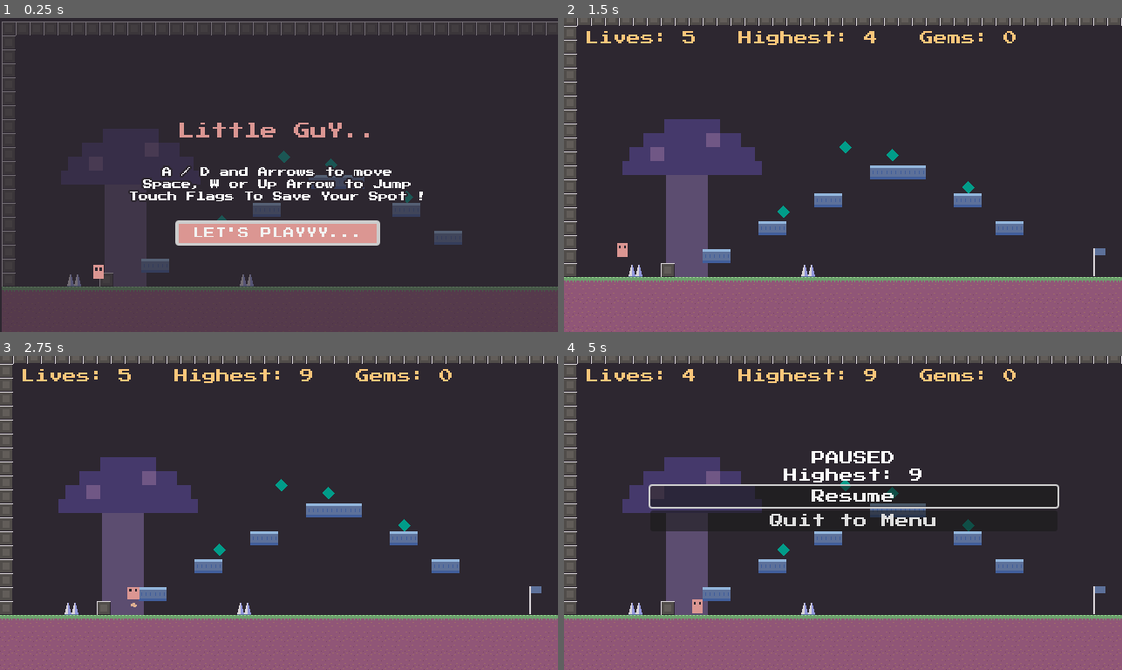
Above: before the commit, frames 1-4 (two rows, left to right).
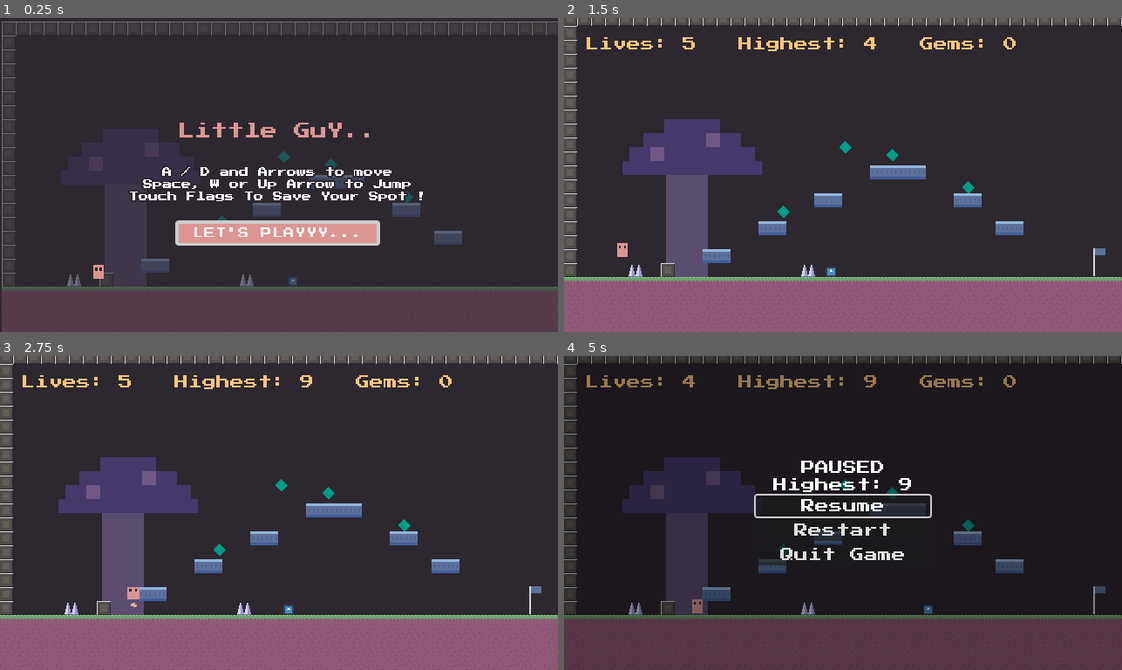
Above: after the commit, the same moments.

Repository: nandank1487/Little_GuY
Game: Godot game, scene res://Scenes/menu.tscn
The game is run twice, just before and just after one commit, with the same random seed, the same clock (stepped at 60 frames per second) and the same inputs. The engine's default icon, where the game draws it, is replaced by a stand-in: a white triangle on a blue panel in a dark square. Sound files missing from this copy of the repository are replaced by a short silence.
Inputs:
- Up to frame 1 (0.25 s): no input
- Up to frame 2 (1.5 s): click "LET'S PLAYYY..." at 0.5 s; tap Enter at 1.25 s; hold D (move_right) from 1.28 s (still down); tap Up (jump) at 1.35 s
- Up to frame 3 (2.75 s): keep holding D (move_right); tap Up (jump) at 1.52, 1.82, 2.1, 2.27, 2.57 s
- Up to frame 4 (5 s): release D (move_right) at 2.78 s; hold A (move_left) 2.78-3.53 s; tap Up (jump) at 2.85, 3.6, 3.77, 4.07, 4.35, 4.52, 4.82 s; hold D (move_right) from 3.53 s (still down); tap Escape (pause) at 4.9 s

The runs differ from the first frame. In frame 1, less than 0.1% of the frame differs, in the area x 51-54%, y 82-85%; in frame 2, 1.2%; in frame 3, 1.2%; in frame 4, 31%, in the area x 0-100%, y 0-100%.

Commit message:
New Changes v1.03  VII. Fullscreen:- 	1. The game now runs fullscreen on default (not on web)
VIII. Quit function :-
	1. Now the has options to Quit the game in Pause Menu and by Alt + F4

IX. Added moving enemies in the game:-
	1. There will be seeral enemies in the game who would move left and right on Floor and platforms, if a player jumps on enemies, enemy will die.

Diff:
--- a/Scenes/checkpoint.tscn
+++ b/Scenes/checkpoint.tscn
@@ -1,7 +1,7 @@
 [gd_scene format=3 uid="uid://dmpnoeq5tempy"]
 
 [ext_resource type="Script" uid="uid://cxmtqjl3vpwnw" path="res://Scripts/checkpoint.gd" id="1_lbcco"]
-[ext_resource type="AudioStream" uid="uid://d3kl66aw20e00" path="res://Audio/checkpoint.mp3" id="2_2cwi7"]
+[ext_resource type="AudioStream" uid="uid://d3kl66aw20e00" path="res://Little_GuY/Audio/checkpoint.mp3" id="2_2cwi7"]
 
 [sub_resource type="RectangleShape2D" id="RectangleShape2D_htemk"]
 size = Vector2(24, 40)
--- a/Scenes/chunk_1.tscn
+++ b/Scenes/chunk_1.tscn
@@ -1,8 +1,9 @@
 [gd_scene format=4 uid="uid://cqxj7f1wqvod0"]
 
-[ext_resource type="TileSet" uid="uid://prev6vvesobo" path="res://Art/world_tileset.tres" id="1_gcrt2"]
+[ext_resource type="TileSet" uid="uid://prev6vvesobo" path="res://Little_GuY/Art/world_tileset.tres" id="1_gcrt2"]
 [ext_resource type="PackedScene" uid="uid://deae4rktb8mmd" path="res://Scenes/gem.tscn" id="2_vk8fl"]
 [ext_resource type="PackedScene" uid="uid://c5hcxdff5acrq" path="res://Scenes/spikes.tscn" id="3_op6rt"]
+[ext_resource type="PackedScene" uid="uid://u1bwt0rqf8an" path="res://Scenes/enemy.tscn" id="4_vk8fl"]
 
 [node name="Chunk1" type="Node2D" unique_id=1762858681]
 
@@ -94,3 +95,6 @@
 
 [node name="Spikes2" parent="Hazards" unique_id=588894846 instance=ExtResource("3_op6rt")]
 position = Vector2(82, 289)
+
+[node name="Enemy" parent="." unique_id=1384148147 instance=ExtResource("4_vk8fl")]
+position = Vector2(343, 275)
--- a/Scenes/chunk_10.tscn
+++ b/Scenes/chunk_10.tscn
@@ -1,8 +1,9 @@
 [gd_scene format=4 uid="uid://djl6rjo6ineco"]
 
-[ext_resource type="TileSet" uid="uid://prev6vvesobo" path="res://Art/world_tileset.tres" id="1_xdmtw"]
+[ext_resource type="TileSet" uid="uid://prev6vvesobo" path="res://Little_GuY/Art/world_tileset.tres" id="1_xdmtw"]
 [ext_resource type="PackedScene" uid="uid://deae4rktb8mmd" path="res://Scenes/gem.tscn" id="2_w65du"]
 [ext_resource type="PackedScene" uid="uid://c5hcxdff5acrq" path="res://Scenes/spikes.tscn" id="3_mdtne"]
+[ext_resource type="PackedScene" uid="uid://u1bwt0rqf8an" path="res://Scenes/enemy.tscn" id="4_w65du"]
 
 [node name="Chunk1" type="Node2D" unique_id=1762858681]
 
@@ -106,3 +107,6 @@
 
 [node name="Spikes5" parent="Hazards" unique_id=174611510 instance=ExtResource("3_mdtne")]
 position = Vector2(423, 290)
+
+[node name="Enemy" parent="." unique_id=1384148147 instance=ExtResource("4_w65du")]
+position = Vector2(255, 282)
--- a/Scenes/chunk_2.tscn
+++ b/Scenes/chunk_2.tscn
@@ -1,7 +1,8 @@
 [gd_scene format=4 uid="uid://dhn6dt6uam0k8"]
 
-[ext_resource type="TileSet" uid="uid://prev6vvesobo" path="res://Art/world_tileset.tres" id="1_ejovv"]
+[ext_resource type="TileSet" uid="uid://prev6vvesobo" path="res://Little_GuY/Art/world_tileset.tres" id="1_ejovv"]
 [ext_resource type="PackedScene" uid="uid://deae4rktb8mmd" path="res://Scenes/gem.tscn" id="2_0l3bu"]
+[ext_resource type="PackedScene" uid="uid://u1bwt0rqf8an" path="res://Scenes/enemy.tscn" id="3_ejovv"]
 
 [node name="Chunk2" type="Node2D" unique_id=1762858681]
 
@@ -88,3 +89,9 @@
 
 [node name="Gem5" parent="Gems" unique_id=1071762171 instance=ExtResource("2_0l3bu")]
 position = Vector2(431, 270)
+
+[node name="Enemy" parent="." unique_id=1384148147 instance=ExtResource("3_ejovv")]
+position = Vector2(35, 283)
+
+[node name="Enemy2" parent="." unique_id=540033160 instance=ExtResource("3_ejovv")]
+position = Vector2(579, 280)
--- a/Scenes/chunk_3.tscn
+++ b/Scenes/chunk_3.tscn
@@ -1,8 +1,9 @@
 [gd_scene format=4 uid="uid://cs7073iglpqyk"]
 
-[ext_resource type="TileSet" uid="uid://prev6vvesobo" path="res://Art/world_tileset.tres" id="1_01imp"]
+[ext_resource type="TileSet" uid="uid://prev6vvesobo" path="res://Little_GuY/Art/world_tileset.tres" id="1_01imp"]
 [ext_resource type="PackedScene" uid="uid://deae4rktb8mmd" path="res://Scenes/gem.tscn" id="2_xkdqh"]
 [ext_resource type="PackedScene" uid="uid://c5hcxdff5acrq" path="res://Scenes/spikes.tscn" id="3_1u80q"]
+[ext_resource type="PackedScene" uid="uid://u1bwt0rqf8an" path="res://Scenes/enemy.tscn" id="3_xkdqh"]
 
 [node name="Chunk3" type="Node2D" unique_id=1762858681]
 
@@ -128,3 +129,6 @@
 
 [node name="Spikes13" parent="Hazards" unique_id=391265289 instance=ExtResource("3_1u80q")]
 position = Vector2(486, 290)
+
+[node name="Enemy" parent="." unique_id=1384148147 instance=ExtResource("3_xkdqh")]
+position = Vector2(176, 275)
--- a/Scenes/chunk_4.tscn
+++ b/Scenes/chunk_4.tscn
@@ -1,7 +1,8 @@
 [gd_scene format=4 uid="uid://f4jgtrdoe8it"]
 
-[ext_resource type="TileSet" uid="uid://prev6vvesobo" path="res://Art/world_tileset.tres" id="1_t7rkn"]
+[ext_resource type="TileSet" uid="uid://prev6vvesobo" path="res://Little_GuY/Art/world_tileset.tres" id="1_t7rkn"]
 [ext_resource type="PackedScene" uid="uid://deae4rktb8mmd" path="res://Scenes/gem.tscn" id="2_1mobj"]
+[ext_resource type="PackedScene" uid="uid://u1bwt0rqf8an" path="res://Scenes/enemy.tscn" id="3_t7rkn"]
 
 [node name="Chunk4" type="Node2D" unique_id=1762858681]
 
@@ -86,3 +87,9 @@
 
 [node name="Gem4" parent="Gems" unique_id=337242279 instance=ExtResource("2_1mobj")]
 position = Vector2(243, 263)
+
+[node name="Enemy" parent="." unique_id=1384148147 instance=ExtResource("3_t7rkn")]
+position = Vector2(187, 286)
+
+[node name="Enemy2" parent="." unique_id=512743880 instance=ExtResource("3_t7rkn")]
+position = Vector2(613, 287)
--- a/Scenes/chunk_5.tscn
+++ b/Scenes/chunk_5.tscn
@@ -1,7 +1,8 @@
 [gd_scene format=4 uid="uid://dpo06hrgisl2q"]
 
-[ext_resource type="TileSet" uid="uid://prev6vvesobo" path="res://Art/world_tileset.tres" id="1_aryvp"]
+[ext_resource type="TileSet" uid="uid://prev6vvesobo" path="res://Little_GuY/Art/world_tileset.tres" id="1_aryvp"]
 [ext_resource type="PackedScene" uid="uid://deae4rktb8mmd" path="res://Scenes/gem.tscn" id="2_i74n0"]
+[ext_resource type="PackedScene" uid="uid://u1bwt0rqf8an" path="res://Scenes/enemy.tscn" id="3_aryvp"]
 
 [node name="Chunk1" type="Node2D" unique_id=1762858681]
 
@@ -91,3 +92,6 @@
 
 [node name="Gem6" parent="Gems" unique_id=433527077 instance=ExtResource("2_i74n0")]
 position = Vector2(514, 285)
+
+[node name="Enemy" parent="." unique_id=1384148147 instance=ExtResource("3_aryvp")]
+position = Vector2(346, 284)
--- a/Scenes/chunk_6.tscn
+++ b/Scenes/chunk_6.tscn
@@ -1,7 +1,8 @@
 [gd_scene format=4 uid="uid://c7dgj4srg03yd"]
 
-[ext_resource type="TileSet" uid="uid://prev6vvesobo" path="res://Art/world_tileset.tres" id="1_622jw"]
+[ext_resource type="TileSet" uid="uid://prev6vvesobo" path="res://Little_GuY/Art/world_tileset.tres" id="1_622jw"]
 [ext_resource type="PackedScene" uid="uid://deae4rktb8mmd" path="res://Scenes/gem.tscn" id="2_wgirc"]
+[ext_resource type="PackedScene" uid="uid://u1bwt0rqf8an" path="res://Scenes/enemy.tscn" id="3_riuk1"]
 [ext_resource type="PackedScene" uid="uid://c5hcxdff5acrq" path="res://Scenes/spikes.tscn" id="3_wgirc"]
 
 [node name="Chunk1" type="Node2D" unique_id=1762858681]
@@ -108,3 +109,6 @@
 
 [node name="Spikes5" parent="Hazards" unique_id=174611510 instance=ExtResource("3_wgirc")]
 position = Vector2(199, 290)
+
+[node name="Enemy" parent="." unique_id=1384148147 instance=ExtResource("3_riuk1")]
+position = Vector2(442, 281)
--- a/Scenes/chunk_7.tscn
+++ b/Scenes/chunk_7.tscn
@@ -1,8 +1,9 @@
 [gd_scene format=4 uid="uid://cf061ksxbayqw"]
 
-[ext_resource type="TileSet" uid="uid://prev6vvesobo" path="res://Art/world_tileset.tres" id="1_2i7aa"]
+[ext_resource type="TileSet" uid="uid://prev6vvesobo" path="res://Little_GuY/Art/world_tileset.tres" id="1_2i7aa"]
 [ext_resource type="PackedScene" uid="uid://deae4rktb8mmd" path="res://Scenes/gem.tscn" id="2_s0p1k"]
 [ext_resource type="PackedScene" uid="uid://c5hcxdff5acrq" path="res://Scenes/spikes.tscn" id="3_f1b3w"]
+[ext_resource type="PackedScene" uid="uid://u1bwt0rqf8an" path="res://Scenes/enemy.tscn" id="4_s0p1k"]
 
 [node name="Chunk1" type="Node2D" unique_id=1762858681]
 
@@ -112,3 +113,6 @@
 
 [node name="Spikes5" parent="Hazards" unique_id=174611510 instance=ExtResource("3_f1b3w")]
 position = Vector2(199, 290)
+
+[node name="Enemy" parent="." unique_id=1384148147 instance=ExtResource("4_s0p1k")]
+position = Vector2(417, 284)
--- a/Scenes/chunk_8.tscn
+++ b/Scenes/chunk_8.tscn
@@ -1,7 +1,8 @@
 [gd_scene format=4 uid="uid://dfbeyj5bulpp7"]
 
-[ext_resource type="TileSet" uid="uid://prev6vvesobo" path="res://Art/world_tileset.tres" id="1_pbi1v"]
+[ext_resource type="TileSet" uid="uid://prev6vvesobo" path="res://Little_GuY/Art/world_tileset.tres" id="1_pbi1v"]
 [ext_resource type="PackedScene" uid="uid://deae4rktb8mmd" path="res://Scenes/gem.tscn" id="2_ko5cp"]
+[ext_resource type="PackedScene" uid="uid://u1bwt0rqf8an" path="res://Scenes/enemy.tscn" id="3_pbi1v"]
 
 [node name="Chunk1" type="Node2D" unique_id=1762858681]
 
@@ -84,3 +85,9 @@
 
 [node name="Gem5" parent="Gems" unique_id=488656147 instance=ExtResource("2_ko5cp")]
 position = Vector2(454, 224)
+
+[node name="Enemy" parent="." unique_id=1384148147 instance=ExtResource("3_pbi1v")]
+position = Vector2(354, 207)
+
+[node name="Enemy2" parent="." unique_id=1316591616 instance=ExtResource("3_pbi1v")]
+position = Vector2(93, 280)
--- a/Scenes/chunk_9.tscn
+++ b/Scenes/chunk_9.tscn
@@ -1,8 +1,9 @@
 [gd_scene format=4 uid="uid://b6p72mcggw67w"]
 
-[ext_resource type="TileSet" uid="uid://prev6vvesobo" path="res://Art/world_tileset.tres" id="1_pefc0"]
+[ext_resource type="TileSet" uid="uid://prev6vvesobo" path="res://Little_GuY/Art/world_tileset.tres" id="1_pefc0"]
 [ext_resource type="PackedScene" uid="uid://deae4rktb8mmd" path="res://Scenes/gem.tscn" id="2_rut7j"]
 [ext_resource type="PackedScene" uid="uid://c5hcxdff5acrq" path="res://Scenes/spikes.tscn" id="3_yvnsp"]
+[ext_resource type="PackedScene" uid="uid://u1bwt0rqf8an" path="res://Scenes/enemy.tscn" id="4_rut7j"]
 
 [node name="Chunk1" type="Node2D" unique_id=1762858681]
 
@@ -96,3 +97,6 @@
 
 [node name="Spikes3" parent="Hazards" unique_id=938293753 instance=ExtResource("3_yvnsp")]
 position = Vector2(311, 290)
+
+[node name="Enemy" parent="." unique_id=1384148147 instance=ExtResource("4_rut7j")]
+position = Vector2(357, 267)
--- /dev/null
+++ b/Scenes/enemy.tscn
@@ -0,0 +1,31 @@
+[gd_scene format=3 uid="uid://u1bwt0rqf8an"]
+
+[ext_resource type="Script" uid="uid://vsy7cwytr7jk" path="res://Scripts/enemy.gd" id="1_1f0kj"]
+[ext_resource type="Texture2D" uid="uid://1d7eexj3bkmg" path="res://icon.svg" id="2_afpow"]
+
+[sub_resource type="RectangleShape2D" id="RectangleShape2D_htemk"]
+size = Vector2(12, 12)
+
+[sub_resource type="RectangleShape2D" id="RectangleShape2D_14cdr"]
+size = Vector2(16, 16)
+
+[node name="Enemy" type="CharacterBody2D" unique_id=1384148147]
+collision_layer = 2
+script = ExtResource("1_1f0kj")
+
+[node name="Visual" type="Sprite2D" parent="." unique_id=488684024]
+scale = Vector2(0.1, 0.1)
+texture = ExtResource("2_afpow")
+
+[node name="CollisionShape2D" type="CollisionShape2D" parent="." unique_id=59486486]
+shape = SubResource("RectangleShape2D_htemk")
+
+[node name="FloorCheck" type="RayCast2D" parent="." unique_id=1708132379]
+position = Vector2(-8, 0)
+target_position = Vector2(0, 12)
+
+[node name="Hitbox" type="Area2D" parent="." unique_id=1655561930]
+collision_layer = 0
+
+[node name="CollisionShape2D" type="CollisionShape2D" parent="Hitbox" unique_id=806993785]
+shape = SubResource("RectangleShape2D_14cdr")
--- a/Scenes/main.tscn
+++ b/Scenes/main.tscn
@@ -18,64 +18,13 @@
 [node name="Player" parent="." unique_id=1303322482 instance=ExtResource("1_jjgbg")]
 position = Vector2(32, 193)
 
-[node name="PauseMenu" type="Control" parent="." unique_id=565483358]
-layout_mode = 3
-anchors_preset = 15
-anchor_right = 1.0
-anchor_bottom = 1.0
-grow_horizontal = 2
-grow_vertical = 2
-script = ExtResource("4_6bp64")
-
-[node name="Dim" type="ColorRect" parent="PauseMenu" unique_id=739031939]
-layout_mode = 1
-anchors_preset = 15
-anchor_right = 1.0
-anchor_bottom = 1.0
-grow_horizontal = 2
-grow_vertical = 2
-mouse_filter = 2
-color = Color(0, 0, 0, 0.39215687)
-
-[node name="VBoxContainer" type="VBoxContainer" parent="PauseMenu" unique_id=283658666]
-layout_mode = 1
-anchors_preset = 8
-anchor_left = 0.5
-anchor_top = 0.5
-anchor_right = 0.5
-anchor_bottom = 0.5
-offset_left = 99.0
-offset_top = 109.0
-offset_right = 566.0
-offset_bottom = 264.0
-grow_horizontal = 2
-grow_vertical = 2
-
-[node name="TitleLable" type="Label" parent="PauseMenu/VBoxContainer" unique_id=1906993268]
-layout_mode = 2
-text = "PAUSED"
-horizontal_alignment = 1
-
-[node name="HighestLabel" type="Label" parent="PauseMenu/VBoxContainer" unique_id=1013187042]
-layout_mode = 2
-text = "Highest : 0"
-horizontal_alignment = 1
-
-[node name="ResumeButton" type="Button" parent="PauseMenu/VBoxContainer" unique_id=1257687953]
-layout_mode = 2
-text = "Resume"
-
-[node name="QuitButton" type="Button" parent="PauseMenu/VBoxContainer" unique_id=297746845]
-layout_mode = 2
-text = "Quit to Menu"
-
 [node name="UI" type="CanvasLayer" parent="." unique_id=1906848028]
 
 [node name="ScoreLabel" type="Label" parent="UI" unique_id=1963978663]
 offset_left = 24.0
-offset_top = 15.0
-offset_right = 168.0
-offset_bottom = 38.0
+offset_top = 22.0
+offset_right = 189.0
+offset_bottom = 64.0
 theme_override_colors/font_color = Color(0.98519355, 0.7755749, 0.48046696, 1)
 text = "Gems: 0/3"
 
@@ -89,6 +38,61 @@
 YOU DID GREAT!!"
 horizontal_alignment = 1
 
+[node name="PauseMenu" type="Control" parent="UI" unique_id=565483358]
+layout_mode = 3
+anchors_preset = 15
+anchor_right = 1.0
+anchor_bottom = 1.0
+grow_horizontal = 2
+grow_vertical = 2
+script = ExtResource("4_6bp64")
+
+[node name="Dim" type="ColorRect" parent="UI/PauseMenu" unique_id=739031939]
+layout_mode = 1
+anchors_preset = 15
+anchor_right = 1.0
+anchor_bottom = 1.0
+grow_horizontal = 2
+grow_vertical = 2
+mouse_filter = 2
+color = Color(0, 0, 0, 0.39215687)
+
+[node name="VBoxContainer" type="VBoxContainer" parent="UI/PauseMenu" unique_id=283658666]
+layout_mode = 1
+anchors_preset = 8
+anchor_left = 0.5
+anchor_top = 0.5
+anchor_right = 0.5
+anchor_bottom = 0.5
+offset_left = -100.0
+offset_top = -60.0
+offset_right = 100.0
+offset_bottom = 60.0
+grow_horizontal = 2
+grow_vertical = 2
+
+[node name="TitleLable" type="Label" parent="UI/PauseMenu/VBoxContainer" unique_id=1906993268]
+layout_mode = 2
+text = "PAUSED"
+horizontal_alignment = 1
+
+[node name="HighestLabel" type="Label" parent="UI/PauseMenu/VBoxContainer" unique_id=1013187042]
+layout_mode = 2
+text = "Highest : 0"
+horizontal_alignment = 1
+
+[node name="ResumeButton" type="Button" parent="UI/PauseMenu/VBoxContainer" unique_id=1257687953]
+layout_mode = 2
+text = "Resume"
+
+[node name="QuitButton" type="Button" parent="UI/PauseMenu/VBoxContainer" unique_id=297746845]
+layout_mode = 2
+text = "Restart"
+
+[node name="QuitGameButton" type="Button" parent="UI/PauseMenu/VBoxContainer" unique_id=1205951727]
+layout_mode = 2
+text = "Quit Game"
+
 [node name="Music" type="AudioStreamPlayer" parent="." unique_id=65836687]
 stream = ExtResource("4_21xkr")
 autoplay = true
--- /dev/null
+++ b/Scripts/enemy.gd
@@ -0,0 +1,83 @@
+extends CharacterBody2D
+
+
+var speed = 40.0
+var direction = -1          # -1 = left, 1 = right
+var is_dying = false
+
+@onready var visual = $Visual
+@onready var floor_check = $FloorCheck
+@onready var hitbox = $Hitbox
+
+
+
+func _ready():
+	hitbox.body_entered.connect(_on_hitbox_body_entered)
+	hitbox.area_entered.connect(_on_hitbox_area_entered)
+	floor_check.position.x = 8 * direction
+
+
+func _on_hitbox_area_entered(area):
+	if is_dying:
+		return
+	if area.is_in_group("hazard"):
+		turn_around()
+
+
+
+func _physics_process(delta):
+	if is_dying:
+		return
+
+	if not is_on_floor():
+		velocity = velocity + get_gravity() * delta
+
+	velocity.x = direction *speed
+	move_and_slide()
+
+	# To turn around a wall, or at the edge of a platform
+
+	if is_on_wall() or (is_on_floor() and not floor_check.is_colliding()):
+		turn_around()
+
+	if global_position.y > 600:
+		queue_free()
+
+
+
+
+func turn_around():
+	direction = -direction
+	floor_check.position.x = 8 * direction
+	floor_check.force_raycast_update() # to make sure it checks the new side right away
+	visual.flip_h = direction > 0
+
+
+
+
+func _on_hitbox_body_entered(body):
+	if is_dying or body.name != "Player":
+		return
+
+	# Stomp: the player is falling and hits the enemy from above
+
+	var stomped = body.velocity.y > 0 and body.global_position.y < global_position.y - 4
+	if stomped:
+		stomp(body)
+	else:
+		body.die()
+
+
+func stomp(player):
+	is_dying = true
+	hitbox.set_deferred("monitoring", false)
+	$CollisionShape2D.set_deferred("disabled", true)
+
+	# Bounce the Player Upwards
+	player.velocity.y = player.jump_velocity * 0.7
+	player.squash(0.75, 1.25)
+
+	# Squish flat and then Disappear
+	var tween = create_tween()
+	tween.tween_property(visual, "scale:y", 0.0, 0.12)
+	tween.tween_callback(queue_free)
--- a/Scripts/hazard.gd
+++ b/Scripts/hazard.gd
@@ -1,7 +1,9 @@
 extends Area2D
 
 func _ready():
+	add_to_group("hazard")
 	body_entered.connect(_on_body_entered)
+
 
 
 func _on_body_entered(body):
--- a/Scripts/main.gd
+++ b/Scripts/main.gd
@@ -85,12 +85,15 @@
 	if chunk.has_node("Gems"):
 		var gems_folder = chunk.get_node("Gems")
 		for gem in gems_folder.get_children():
-			gem.collected.connect(_on_gem_collected)
+			if gem.has_signal("collected"):
+				gem.collected.connect(_on_gem_collected)
 
 	# To put a checkpoint flag at the end of each chunk
 	var flag = checkpoint_scene.instantiate()
 	flag.position = Vector2(608, 296)
 	chunk.add_child(flag)
+
+
 
 
 
@@ -114,6 +117,7 @@
 
 func _on_lives_changed(new_lives):
 	update_score()
+
 
 func _on_game_over():
 	save_highest()
--- a/Scripts/menu.gd
+++ b/Scripts/menu.gd
@@ -3,6 +3,8 @@
 var time = 0.0
 
 func _ready():
+	print("aspect: ", get_window().content_scale_aspect, "  window: ", get_window().size, "  visible: ", get_viewport().get_visible_rect().size)
+	get_window().content_scale_aspect = Window.CONTENT_SCALE_ASPECT_KEEP_HEIGHT
 	$VBoxContainer/StartButton.pressed.connect(_on_start_pressed)
 	$VBoxContainer/StartButton.grab_focus()
 
--- a/Scripts/pause_menu.gd
+++ b/Scripts/pause_menu.gd
@@ -7,6 +7,11 @@
 	visible = false
 	$VBoxContainer/ResumeButton.pressed.connect(resume)
 	$VBoxContainer/QuitButton.pressed.connect(_on_quit_pressed)
+	$VBoxContainer/QuitGameButton.pressed.connect(_on_quit_game_pressed)
+	if OS.has_feature("web"):
+		$VBoxContainer/QuitGameButton.hide()   # browsers can't be closed by the game
+
+
 
 func _input(event):
 	if event.is_action_pressed("pause"):
@@ -34,7 +39,13 @@
 	visible = false
 
 
+
 func _on_quit_pressed():
 	get_tree().current_scene.save_highest()
-	get_tree().paused = false # must unpause before changing scene
+	get_tree().paused = false      # must unpause before changing scene
 	get_tree().change_scene_to_file("res://Scenes/menu.tscn")
+
+
+func _on_quit_game_pressed():
+	get_tree().current_scene.save_highest()   # quit() skips the close-request save
+	get_tree().quit()
--- /dev/null
+++ b/Scripts/window_manager.gd
@@ -0,0 +1,12 @@
+extends Node
+
+func _ready():
+	print("aspect: ", get_window().content_scale_aspect, "  size: ", get_window().size)
+
+func _input(event):
+	if event is InputEventKey and event.pressed and not event.echo and event.keycode == KEY_F11:
+		var mode = DisplayServer.window_get_mode()
+		if mode == DisplayServer.WINDOW_MODE_FULLSCREEN:
+			DisplayServer.window_set_mode(DisplayServer.WINDOW_MODE_WINDOWED)
+		else:
+			DisplayServer.window_set_mode(DisplayServer.WINDOW_MODE_FULLSCREEN)
--- a/project.godot
+++ b/project.godot
@@ -15,11 +15,17 @@
 config/features=PackedStringArray("4.7", "GL Compatibility")
 config/icon="res://icon.svg"
 
+[autoload]
+
+WindowManager="*uid://6b4mmv7cf5rj"
+
 [display]
 
 window/size/viewport_width=640
 window/size/viewport_height=360
+window/size/mode=3
 window/stretch/mode="canvas_items"
+window/stretch/aspect="keep_height"
 
 [gui]
 
Not shown, changed: Changes Documented.txt
Not shown, added: Scripts/enemy.gd.uid
Not shown, added: Scripts/window_manager.gd.uid
Not shown, added: Scenes/chunk_1.tscn7917140863.tmp
